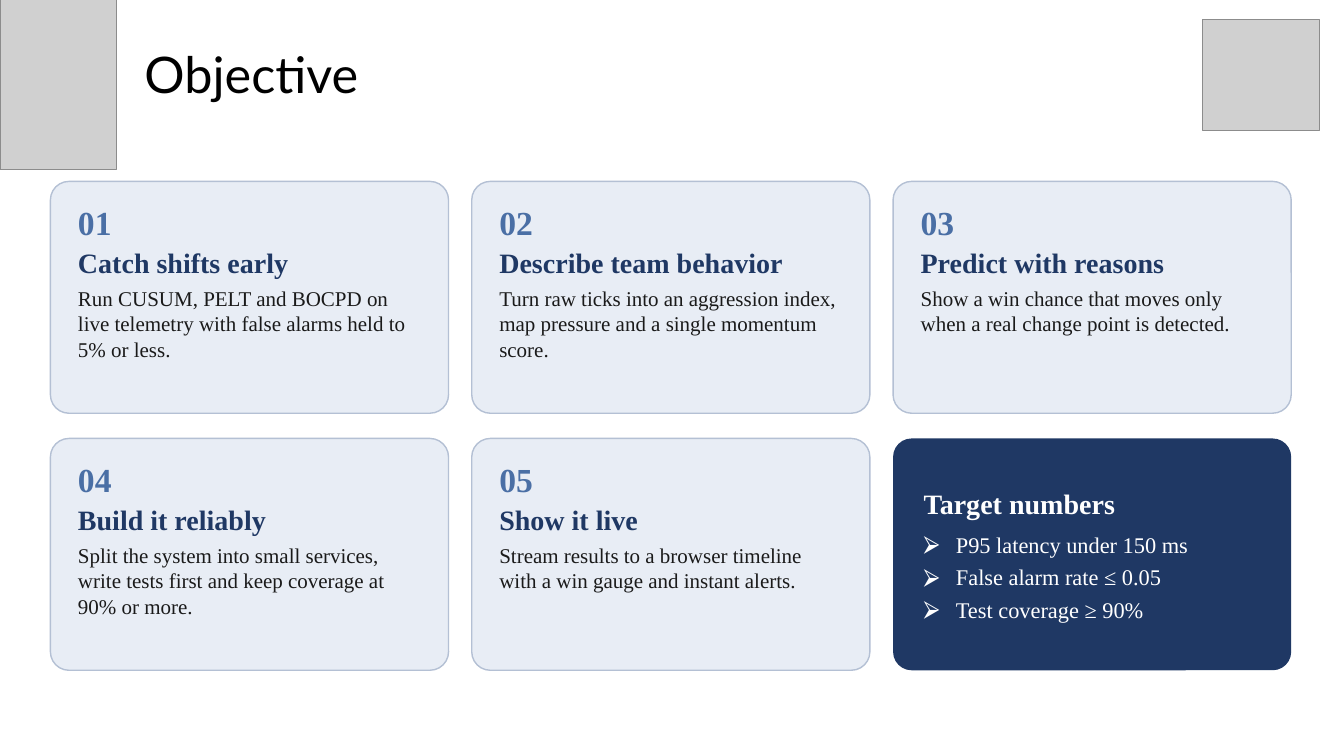
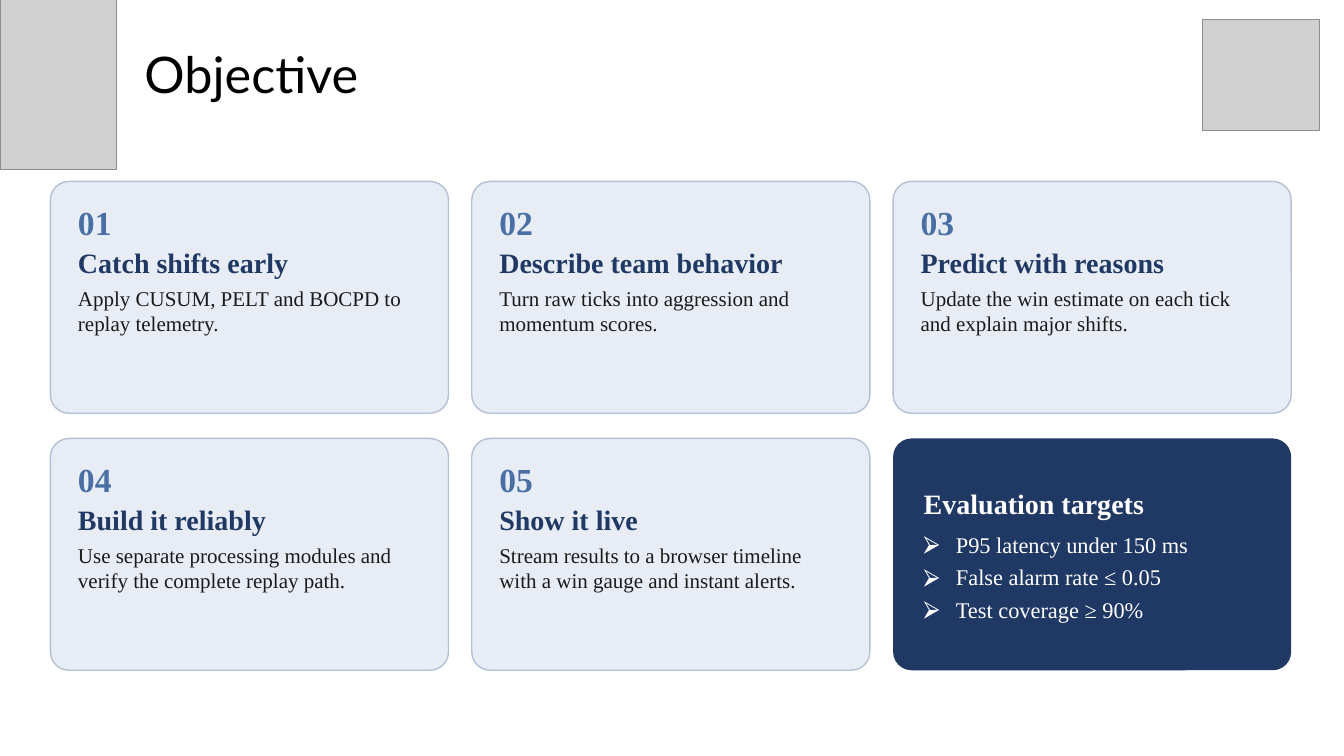
Before and after one commit to MITHUNtech11/CSA1021-SOFTWARE-ENGINEERING-, a slide deck: slide 2 of Capstone/EsportEcho_Capstone (1).pptx. Drawn at 1344x756 pixels with LibreOffice and Linux fonts; fonts in the diff are those of the drawing; grey boxes stand for pictures. Boxes give left, top, right and bottom in pixels: in the first picture for what was removed or moved away, otherwise in the second. Text is boxed around its words. In the diff, an @@ line names an element or a change of style, - is before the commit and + after.

Commit message:
feat: initialize EsportEcho capstone project with analytics, gateway, and client services

```diff
--- a/Capstone/EsportEcho_Capstone (1).pptx
+++ b/Capstone/EsportEcho_Capstone (1).pptx
@@ text in rounded rectangle at (78, 291, 400, 336): text changed @@
-Run CUSUM, PELT and BOCPD on live telemetry with false alarms held to 5% or less.
+Apply CUSUM, PELT and BOCPD to replay telemetry.
@@ text in rounded rectangle at (499, 291, 789, 332): text changed @@
-Turn raw ticks into an aggression index, map pressure and a single momentum score.
+Turn raw ticks into aggression and momentum scores.
@@ text in rounded rectangle at (921, 291, 1230, 336): text changed @@
-Show a win chance that moves only when a real change point is detected.
+Update the win estimate on each tick and explain major shifts.
@@ text in rounded rectangle at (924, 494, 1143, 519): text changed @@
-Target numbers
+Evaluation targets
@@ text in rounded rectangle at (78, 548, 391, 593): text changed @@
-Split the system into small services, write tests first and keep coverage at 90% or more.
+Use separate processing modules and verify the complete replay path.
```
Also in this commit, not shown: 9 other slides changed, 29 other files.
